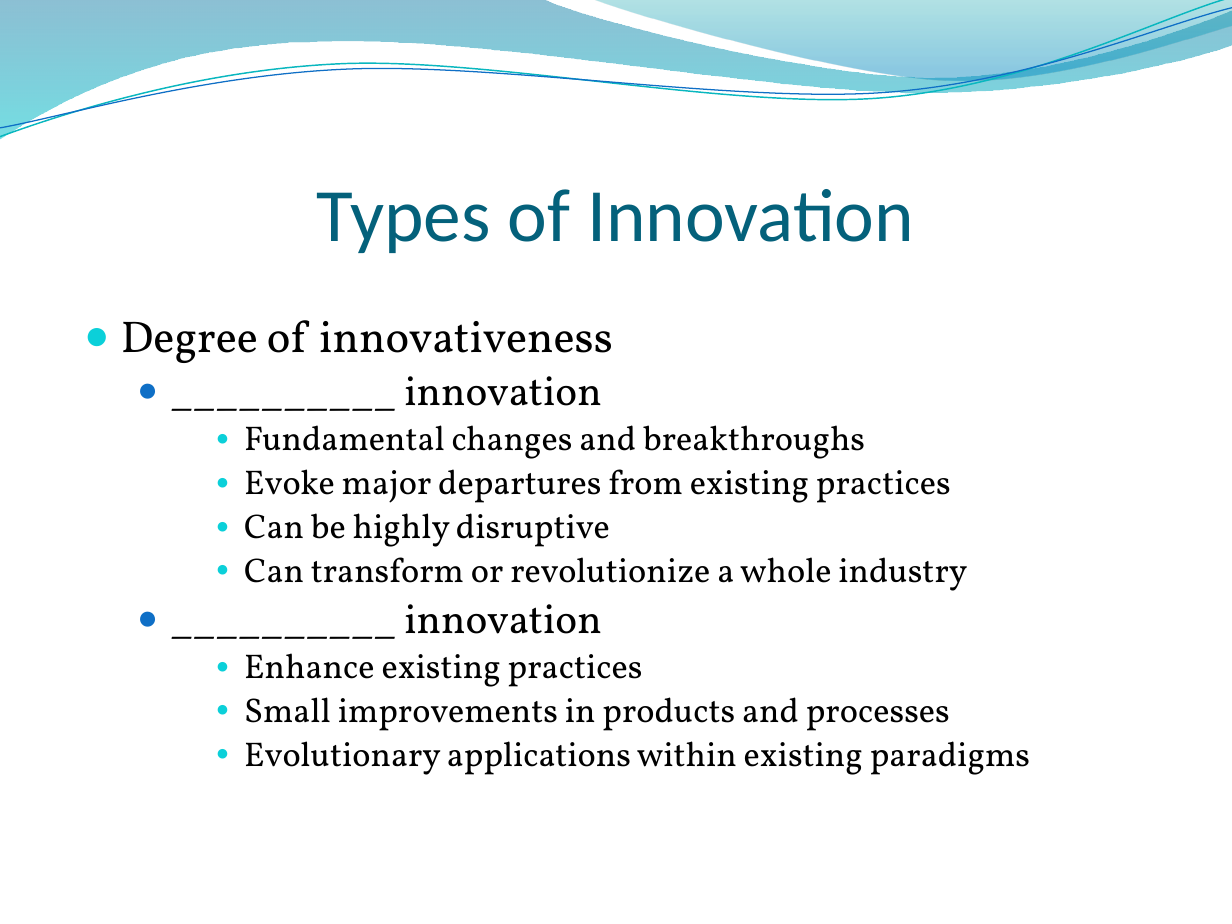
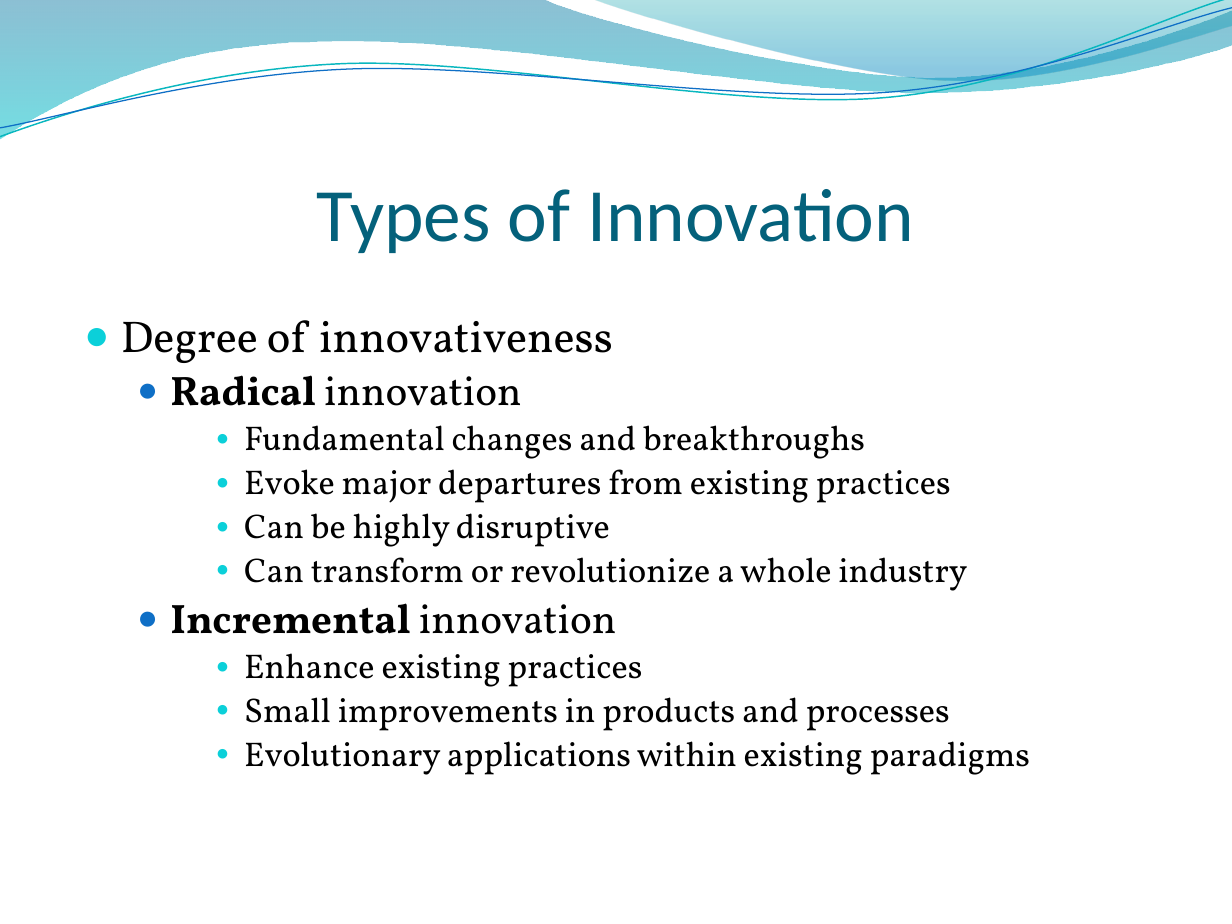
Before and after one commit to urbo425/School-Stuff, a slide deck: slide 55 of fall2015/bus4750/powerpoints/finalExam.pptx. Drawn at 1232x924 pixels with LibreOffice and Linux fonts; fonts in the diff are those of the drawing; background and template pictures are left out. Boxes give left, top, right and bottom in pixels: in the first picture for what was removed or moved away, otherwise in the second. Text is boxed around its words. In the diff, an @@ line names an element or a change of style, - is before the commit and + after.

```diff
--- a/fall2015/bus4750/powerpoints/finalExam.pptx
+++ b/fall2015/bus4750/powerpoints/finalExam.pptx
@@ text at box(170, 375, 521, 406): text changed @@
-  ● __________ innovation
+  ● Radical innovation
@@ text at box(170, 603, 616, 634): text changed; bold on @@
-  ● __________ innovation
+  ● Incremental innovation
```
Also in this commit, not shown: 9 other slides changed.
